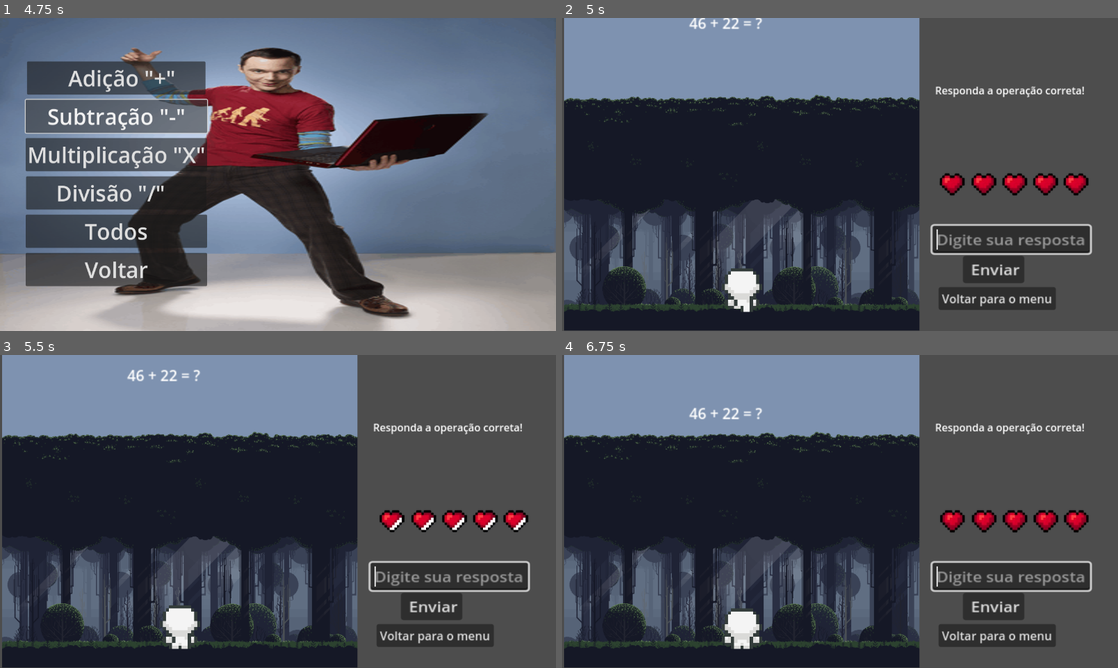
Above: before the commit, frames 1-4 (two rows, left to right).
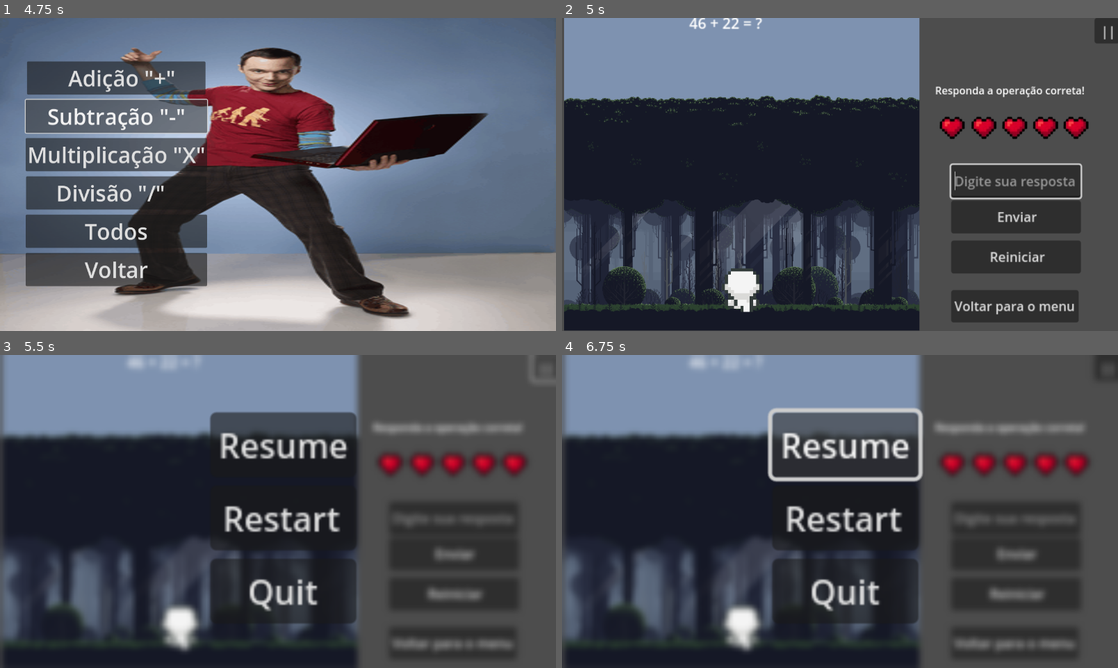
Above: after the commit, the same moments.

Repository: CaFranca/Johnrney_MAT-C
Game: Godot game, scene res://scenes/menu/main_menu.tscn
Two runs of this game, one before a commit and one after it. Both use one fixed random seed, a clock stepped at 60 frames per second and the inputs below.
Inputs (mouse positions are in pixels of both pictures, inside the frame that each line leads up to):
- Up to frame 1 (4.75 s): tap Enter (ui_accept) at 0.5, 0.77, 2.27 s; move the mouse to (250, 237) at 0.52 s; hold Right (ui_right) 0.53-1.25 s; click "Iniciar" at 1.25 s; move the mouse to (444, 221) at 2.02 s; hold Right (ui_right) 2.03-2.78 s; move the mouse to (111, 127) at 2.77 s; hold Left (ui_left) 2.78-3.5 s; click "Adição '+'" at 3.5 s; click "Subtração '-'" at 4.25 s
- Up to frame 2 (5 s): no input
- Up to frame 3 (5.5 s): click (544, 367) at 5 s, where only the run after the commit has a clickable "||"
- Up to frame 4 (6.75 s): click (1017, 592) at 5.75 s, where only the run after the commit has a clickable "Reiniciar"; click (845, 445) at 6.5 s, where only the run after the commit has a clickable "Resume"

Frame 1 is identical in both runs. In frame 2, 10% of the frame differs, in the area x 66-100%, y 0-98%; in frame 3, 19%; in frame 4, 21%, in the area x 0-100%, y 0-100%.

Commit message:
Pause e organização

Diff:
--- a/Johnrney/assets/audio/bus/default.tres
+++ b/Johnrney/assets/audio/bus/default.tres
@@ -1,8 +1,4 @@
-[gd_resource type="AudioBusLayout" load_steps=2 format=3 uid="uid://bi8yfkiql2x7s"]
-
-[sub_resource type="AudioEffectHardLimiter" id="AudioEffectHardLimiter_rtsd7"]
-resource_name = "HardLimiter"
-ceiling_db = -6.0
+[gd_resource type="AudioBusLayout" format=3 uid="uid://bi8yfkiql2x7s"]
 
 [resource]
 bus/1/name = &"sfx"
@@ -17,5 +13,3 @@
 bus/2/bypass_fx = false
 bus/2/volume_db = 0.0
 bus/2/send = &"Master"
-bus/2/effect/0/effect = SubResource("AudioEffectHardLimiter_rtsd7")
-bus/2/effect/0/enabled = true
--- a/Johnrney/globals/Menu_MusicController.tscn
+++ b/Johnrney/globals/Menu_MusicController.tscn
@@ -1,13 +1,11 @@
-[gd_scene load_steps=3 format=3 uid="uid://jgxekmxrsyyn"]
+[gd_scene load_steps=2 format=3 uid="uid://jgxekmxrsyyn"]
 
 [ext_resource type="Script" uid="uid://cak22pd7bfidv" path="res://scripts/menu/menu_music_controller.gd" id="1_n7yh8"]
-[ext_resource type="AudioStream" uid="uid://ponkfll1fmyt" path="res://assets/audio/music/menu/C418 - Sweden (Trap Remix) (mp3cut.net).wav" id="2_gtk41"]
 
 [node name="MusicController" type="Node"]
 script = ExtResource("1_n7yh8")
 
 [node name="AudioStreamPlayer" type="AudioStreamPlayer" parent="."]
-stream = ExtResource("2_gtk41")
 volume_db = -10.0
 autoplay = true
 bus = &"music"
--- a/Johnrney/scenes/gameplay/mode_gameplay.tscn
+++ b/Johnrney/scenes/gameplay/mode_gameplay.tscn
@@ -13,10 +13,10 @@
 [ext_resource type="PackedScene" uid="uid://t5q7rqvmqojg" path="res://scenes/menu/pause_menu.tscn" id="12_4rrbf"]
 [ext_resource type="Script" uid="uid://by1tdm6egnokm" path="res://scripts/john_victor-player/PlayerController.gd" id="12_lehme"]
 
-[sub_resource type="ViewportTexture" id="ViewportTexture_l1v76"]
-
 [sub_resource type="RectangleShape2D" id="RectangleShape2D_1o26h"]
 size = Vector2(821.385, 46.8192)
+
+[sub_resource type="ViewportTexture" id="ViewportTexture_l1v76"]
 
 [sub_resource type="AtlasTexture" id="AtlasTexture_3wsyr"]
 atlas = ExtResource("7_1ey6o")
@@ -292,12 +292,37 @@
 offset_bottom = 172.0
 scale = Vector2(1.49, 1.49)
 
+[node name="SpawnTimer" type="Timer" parent="."]
+wait_time = 3.0
+autostart = true
+
+[node name="FailZone" type="Area2D" parent="."]
+position = Vector2(4, 505)
+scale = Vector2(0.998313, 2.98522)
+gravity = 979.275
+
+[node name="FailZoneColision" type="CollisionShape2D" parent="FailZone"]
+position = Vector2(409.691, 48.1984)
+shape = SubResource("RectangleShape2D_1o26h")
+
+[node name="buttonclick" type="AudioStreamPlayer" parent="."]
+process_priority = 1
+stream = ExtResource("5_1o26h")
+volume_db = -20.0
+bus = &"sfx"
+
+[node name="ost" type="AudioStreamPlayer" parent="."]
+stream = ExtResource("6_t0mm7")
+volume_db = -20.0
+bus = &"music"
+parameters/looping = false
+
 [node name="InputField_for_answer" type="LineEdit" parent="."]
-offset_left = 853.465
-offset_top = 478.0
-offset_right = 1009.99
-offset_bottom = 509.0
-scale = Vector2(2.31579, 2.0303)
+offset_left = 896.0
+offset_top = 338.0
+offset_right = 1054.0
+offset_bottom = 378.0
+scale = Vector2(1.88502, 1.88502)
 placeholder_text = "Digite sua resposta"
 keep_editing_on_text_submit = true
 emoji_menu_enabled = false
@@ -305,46 +330,46 @@
 drag_and_drop_selection_enabled = false
 
 [node name="SubmitButton" type="Button" parent="."]
-offset_left = 923.0
-offset_top = 547.0
-offset_right = 984.0
-offset_bottom = 578.0
-scale = Vector2(2.31579, 2.0303)
+offset_left = 896.0
+offset_top = 420.0
+offset_right = 1054.0
+offset_bottom = 460.0
+scale = Vector2(1.89001, 1.89001)
 text = "Enviar"
 icon = SubResource("ViewportTexture_l1v76")
 
+[node name="Pause" type="Button" parent="."]
+anchors_preset = 8
+anchor_left = 0.5
+anchor_top = 0.5
+anchor_right = 0.5
+anchor_bottom = 0.5
+offset_left = 1226.0
+offset_right = 1256.0
+offset_bottom = 31.0
+grow_horizontal = 2
+grow_vertical = 2
+scale = Vector2(1.89001, 1.89001)
+size_flags_horizontal = 4
+text = "||"
+icon = SubResource("ViewportTexture_l1v76")
+
+[node name="Reiniciar" type="Button" parent="."]
+offset_left = 896.0
+offset_top = 512.0
+offset_right = 1054.0
+offset_bottom = 552.0
+scale = Vector2(1.89001, 1.89001)
+text = "Reiniciar"
+icon = SubResource("ViewportTexture_l1v76")
+
 [node name="return_to_menu" type="Button" parent="."]
-offset_left = 867.0
-offset_top = 619.0
-offset_right = 1026.19
-offset_bottom = 650.0
-scale = Vector2(1.695, 1.695)
+offset_left = 896.0
+offset_top = 626.0
+offset_right = 1054.0
+offset_bottom = 666.0
+scale = Vector2(1.8573, 1.8573)
 text = "Voltar para o menu"
-
-[node name="SpawnTimer" type="Timer" parent="."]
-wait_time = 3.0
-autostart = true
-
-[node name="FailZone" type="Area2D" parent="."]
-position = Vector2(4, 505)
-scale = Vector2(0.998313, 2.98522)
-gravity = 979.275
-
-[node name="FailZoneColision" type="CollisionShape2D" parent="FailZone"]
-position = Vector2(409.691, 48.1984)
-shape = SubResource("RectangleShape2D_1o26h")
-
-[node name="buttonclick" type="AudioStreamPlayer" parent="."]
-process_priority = 1
-stream = ExtResource("5_1o26h")
-volume_db = -20.0
-bus = &"sfx"
-
-[node name="ost" type="AudioStreamPlayer" parent="."]
-stream = ExtResource("6_t0mm7")
-volume_db = -20.0
-bus = &"music"
-parameters/looping = false
 
 [node name="PlayerController" type="Node" parent="."]
 script = ExtResource("12_lehme")
@@ -374,9 +399,9 @@
 
 [node name="HBoxContainer" type="HBoxContainer" parent="PlayerController/healthbar"]
 offset_left = 896.0
-offset_top = 380.0
+offset_top = 250.0
 offset_right = 2272.0
-offset_bottom = 420.0
+offset_bottom = 290.0
 scale = Vector2(0.254976, 0.254976)
 
 [node name="heart" type="AnimatedSprite2D" parent="PlayerController/healthbar/HBoxContainer"]
@@ -405,12 +430,12 @@
 
 [node name="PauseMenu" parent="PlayerController/healthbar" instance=ExtResource("12_4rrbf")]
 visible = false
-offset_left = 482.0
-offset_top = 223.0
-offset_right = 482.0
-offset_bottom = 223.0
-
+offset_left = 5.0
+offset_right = 5.0
+
+[connection signal="timeout" from="SpawnTimer" to="." method="_on_spawn_timer_timeout"]
 [connection signal="text_submitted" from="InputField_for_answer" to="." method="_on_input_field_for_answer_text_submitted"]
 [connection signal="pressed" from="SubmitButton" to="." method="_on_submit_button_pressed"]
+[connection signal="pressed" from="Pause" to="." method="_on_pause_pressed"]
+[connection signal="pressed" from="Reiniciar" to="." method="_on_reiniciar_pressed"]
 [connection signal="pressed" from="return_to_menu" to="." method="_on_return_to_menu_pressed"]
-[connection signal="timeout" from="SpawnTimer" to="." method="_on_spawn_timer_timeout"]
--- a/Johnrney/scenes/menu/pause_menu.tscn
+++ b/Johnrney/scenes/menu/pause_menu.tscn
@@ -28,17 +28,32 @@
 
 [node name="MarginContainer" type="MarginContainer" parent="."]
 layout_mode = 1
-offset_right = 70.0
-offset_bottom = 66.0
+anchors_preset = 8
+anchor_left = 0.5
+anchor_top = 0.5
+anchor_right = 0.5
+anchor_bottom = 0.5
+offset_left = -161.0
+offset_top = -228.0
+offset_right = -91.0
+offset_bottom = -127.0
+grow_horizontal = 2
+grow_vertical = 2
 scale = Vector2(4.80886, 4.80886)
 
 [node name="VBoxContainer" type="VBoxContainer" parent="MarginContainer"]
 layout_mode = 2
+size_flags_horizontal = 4
 
 [node name="resume" type="Button" parent="MarginContainer/VBoxContainer"]
 layout_mode = 2
 text = "Resume
 "
+
+[node name="restart" type="Button" parent="MarginContainer/VBoxContainer"]
+layout_mode = 2
+size_flags_vertical = 4
+text = "Restart"
 
 [node name="quit" type="Button" parent="MarginContainer/VBoxContainer"]
 layout_mode = 2
@@ -51,4 +66,5 @@
 bus = &"sfx"
 
 [connection signal="pressed" from="MarginContainer/VBoxContainer/resume" to="." method="_on_resume_pressed"]
+[connection signal="pressed" from="MarginContainer/VBoxContainer/restart" to="." method="_on_restart_pressed"]
 [connection signal="pressed" from="MarginContainer/VBoxContainer/quit" to="." method="_on_quit_pressed"]
--- a/Johnrney/scripts/gameplay/mode_gameplay.gd
+++ b/Johnrney/scripts/gameplay/mode_gameplay.gd
@@ -11,7 +11,8 @@
 @onready var wrong_or_miss = $PlayerController/player_sprite/wrong
 @onready var animation = $PlayerController/player_sprite
 @onready var player_controller = $PlayerController
-
+@onready var pause_menu = $PlayerController/healthbar/PauseMenu
+var paused = false
 # Cena da pergunta que vai cair do topo
 var falling_question_scene = preload("res://scenes/gameplay/FallingQuestion.tscn")
 
@@ -25,14 +26,26 @@
 	animation.play("Run_Up")
 	MusicController.play_music_for("gameplay")
 	randomize()
-
+	pause_menu.set_gameplay(self)
 	fail_zone.body_entered.connect(_on_fail_zone_body_entered)
 	player_controller.game_over.connect(_on_game_over)
 
 	generate_new_question()
 	spawn_timer.start()
 
+func _process(delta):
+	if Input.is_action_just_pressed("pause"):
+		pauseMenu()
 
+func pauseMenu():
+	if paused:
+		pause_menu.hide()
+		Engine.time_scale = 1
+	else:
+		pause_menu.show()
+		Engine.time_scale = 0
+
+	paused = !paused
 
 func set_mode(mode: String):
 	selected_mode = mode
@@ -123,11 +136,35 @@
 	generate_new_question()
 
 func _on_return_to_menu_pressed() -> void:
+	Engine.time_scale = 1  # <-- Descongela o jogo
 	$buttonclick.play()
 	await $buttonclick.finished
 	get_tree().change_scene_to_file("res://scenes/menu/main_menu.tscn")
 
+
+func restart_game():
+	Engine.time_scale = 1  # Garante que o jogo não fique pausado
+
+	var scene = preload("res://scenes/gameplay/mode_gameplay.tscn").instantiate()
+	scene.set_mode(selected_mode)  # Mantém o mesmo modo atual
+
+	get_tree().root.add_child(scene)
+	get_tree().current_scene.queue_free()
+	get_tree().current_scene = scene
+
+
 func _on_game_over():
+	Engine.time_scale = 1  # <-- Garante que descongela ao sair
 	update_ui("Game Over!")
 	await get_tree().create_timer(1).timeout
 	get_tree().change_scene_to_file("res://scenes/menu/Selection_mode_menu.tscn")
+
+
+func _on_reiniciar_pressed() -> void:
+	Engine.time_scale = 1
+	get_tree().paused = false
+	restart_game()
+
+
+func _on_pause_pressed() -> void:
+	pauseMenu()
--- a/Johnrney/scripts/menu/menu_music_controller.gd
+++ b/Johnrney/scripts/menu/menu_music_controller.gd
@@ -16,7 +16,7 @@
 # Dicionário com trilhas fixas para outras cenas
 var music_tracks = {
 	#"menu": preload("res://assets/audio/music/menu/main_menu.ogg")
-	"menu": preload("res://assets/audio/music/menu/C418 - Sweden (Trap Remix) (mp3cut.net).wav")
+	"menu": preload("res://assets/audio/music/menu/C418 - Sweden (Trap Remix) (mp3cut.net).ogg")
 }
 
 func _ready():
--- a/Johnrney/scripts/menu/pause_menu.gd
+++ b/Johnrney/scripts/menu/pause_menu.gd
@@ -1,34 +1,36 @@
 extends Control
 
 @onready var button_click = $buttonclick
-@onready var pause_menu = $"."
+var gameplay_scene  # Referência para a gameplay
+
+func set_gameplay(scene):
+	gameplay_scene = scene
 
 
+func _on_resume_pressed() -> void:
+	button_click.play()
+	await button_click.finished
 
-func resume():
-	get_tree().paused = false
-	Engine.time_scale = 1
+	if gameplay_scene and gameplay_scene.has_method("pauseMenu"):
+		gameplay_scene.pauseMenu()
 
-func pause():
-	get_tree().paused = true
-	Engine.time_scale = 0
-
-func testEsc():
-	if Input.is_action_just_pressed("pause") and !get_tree().paused:
-		pause_menu.show()
-		pause()
-	else:
-		pause_menu.hide()
-		resume()
-
-func _on_resume_pressed() -> void:
-	print("sla")
 
 func _on_quit_pressed() -> void:
+	Engine.time_scale = 1
+	get_tree().paused = false
+
 	button_click.play()
 	await button_click.finished
-	print("Clicado para voltar")
-	get_tree().change_scene_to_file("res://scenes/menu/main_menu.tscn")
 
-func _process(delta: float):
-	testEsc()
+	get_tree().change_scene_to_file("res://scenes/menu/Selection_mode_menu.tscn")
+
+
+func _on_restart_pressed() -> void:
+	button_click.play()
+	await button_click.finished
+
+	Engine.time_scale = 1
+	get_tree().paused = false
+
+	if gameplay_scene and gameplay_scene.has_method("restart_game"):
+		gameplay_scene.restart_game()
Not shown, added: Johnrney/assets/audio/music/menu/C418 - Sweden (Trap Remix) (mp3cut.net).ogg.import
Not shown, removed: Johnrney/assets/audio/music/menu/C418 - Sweden (Trap Remix) (mp3cut.net).wav.import
Not shown, added: Johnrney/assets/audio/music/menu/C418 - Sweden (Trap Remix) (mp3cut.net).ogg
Not shown, changed: Johnrney/assets/audio/music/menu/C418 - Sweden (Trap Remix) (mp3cut.net).wav
